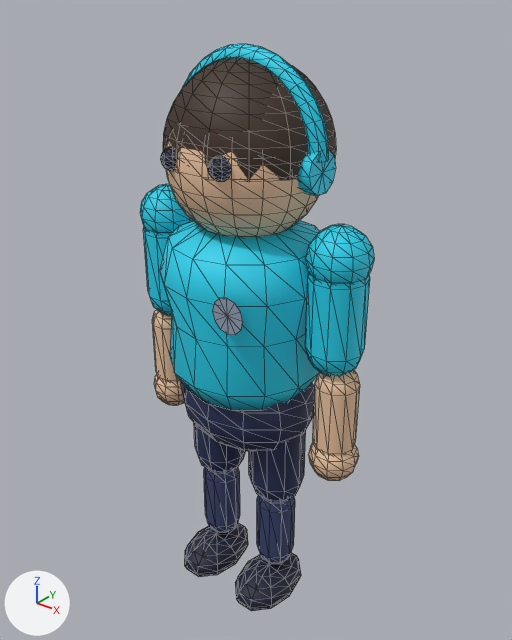
What one commit did to the glTF model apps/dashboard/public/assets/characters/cs_agent.glb.
The view is the same before and after, from a 50 mm lens placed at (1.64, -2.0, 2.62), pointed at (-0.01, 0.07, 1.34). The axes (+X, +Y, +Z) are drawn at lower left. The lights are the same throughout. The first picture is the older version. Mesh edges are drawn as thin lines. Vertices at exactly the same position are counted once.
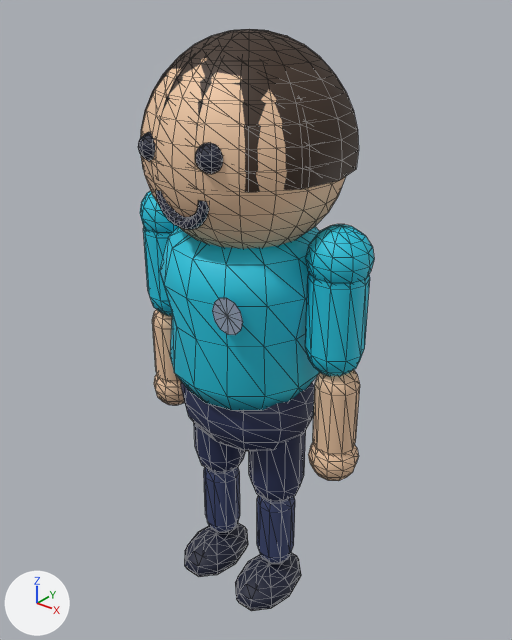
Pixel boxes [x1, y1, x2, y2] of what changed, in the pictures (512 x 640 px; the box of a moved part takes in the faces that stretch with it):
'Mesh_0', reshaped: before [140, 44, 374, 611]; after [138, 29, 374, 611]
part 1 of me_mesh_0, moved or reshaped: before [163, 57, 336, 182]; after [140, 29, 359, 192]
part 2 of me_mesh_0, added: after [141, 58, 346, 249]
part 3 of me_mesh_0, added: after [155, 190, 209, 230]
part 4 of me_mesh_0, built on: before [160, 141, 318, 238]; after [138, 132, 223, 174]
part 5 of me_mesh_0, recoloured: before [141, 44, 369, 358]; after [141, 191, 369, 358]

What changed in the scene script:
```text
Change me_mesh_0:
    used by ob_mesh_0; location = (0.0, 0.0, 0.0)
    remove me_mesh_0.from_pydata(...)  # 2007 vertices, 3582 faces; spans x -0.54..0.54, y -0.34..0.34, z 0.02..2.41
    add me_mesh_0.from_pydata(...)  # 2153 vertices, 3858 faces; spans x -0.54..0.54, y -0.38..0.41, z 0.02..2.45
    me_mesh_0 part 1: the loose piece of 141 vertices spanning x -0.31..0.31, y -0.29..0.33, z 2.01..2.38 is scaled about its middle by 1.25, then moved by (0.0, 0.0, 0.03)
    me_mesh_0 part 2: a new loose piece of 317 vertices spanning x -0.38..0.38, y -0.38..0.38, z 1.68..2.44, in mat_material_0
    me_mesh_0 part 3: a new loose piece of 78 vertices spanning x -0.12..0.12, y -0.35..-0.32, z 1.84..1.96, in mat_material_0
    me_mesh_0 part 4: 363 vertices removed from x -0.3..0.3, y -0.31..0.3, z 1.72..2.32; 114 vertices added at x -0.18..0.18, y -0.38..-0.28, z 2.05..2.15
    me_mesh_0 part 5: 1056 kept faces spanning x -0.54..0.54, y -0.34..0.34, z 1.1..2.41 get new vertex colours; the middle colour goes from cyan #22d3ee to cyan #20c8e2
```
